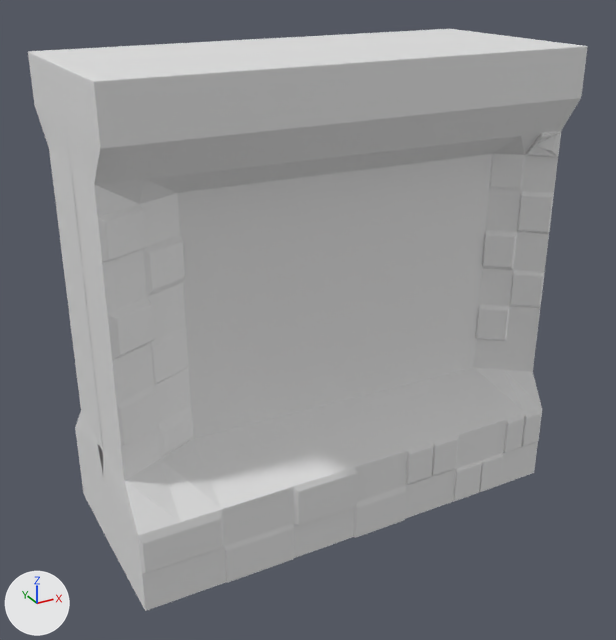
What one commit did to the Blender file Window.blend.
Both versions are drawn from a 50 mm camera at (-2.17, -3.88, 3.06) aimed at (-0.06, -0.04, 1.14). Lighting does not change. The marker at lower left points along +X, +Y and +Z. The picture after the commit comes second.
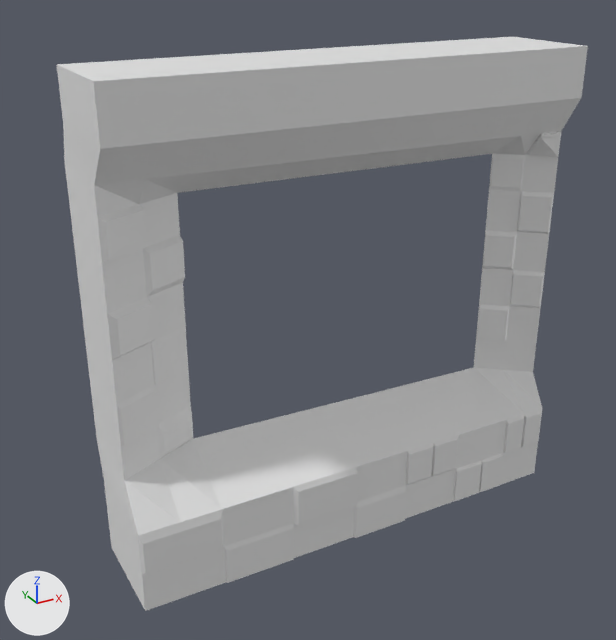
Where the change shows, as pixel boxes (x1, y1, x2, y2) in the pictures (616 x 640 px; the box of a moved part takes in the faces that stretch with it):
'Cube', reshaped, modifiers changed: before (28, 29, 588, 611); after (57, 37, 588, 611)
part 1 of me_cube_001, deleted: before (177, 154, 492, 438)
part 2 of me_cube_001, moved or reshaped: before (525, 133, 560, 157); after (525, 133, 561, 157)

Edits to the bpy script that builds the scene:
```text
Change me_cube_001:
    used by ob_cube; location = (0.0, 0.0, 0.23); scale = (1.28, -0.57, 2.36)
    verts and faces of me_cube_001; kept vertices keep their numbers, new ones are numbered from 289
    before: 26 (-0.04, 0.36, 0.19), 33 (-0.65, 0.33, 0.19), 40 (0.51, 0.39, 0.19), 47 (0.23, 0.37, 0.19), 54 (0.79, 0.4, 0.19)
    before: 61 (-0.34, 0.34, 0.19), 70 (-0.65, 0.33, 0.47), 71 (0.79, 0.4, 0.46), 74 (-0.65, 0.33, 0.67), 75 (0.79, 0.4, 0.66)
    before: 82 (-0.65, 0.33, 0.37), 83 (0.79, 0.4, 0.36), 86 (-0.04, 0.36, 0.75), 87 (-0.65, 0.33, 0.75), 88 (0.51, 0.39, 0.75)
    before: 89 (0.23, 0.37, 0.75), 90 (0.79, 0.4, 0.75), 91 (-0.34, 0.34, 0.75), 98 (-0.65, 0.33, 0.27), 99 (0.79, 0.4, 0.27)
    before: 104 (-0.65, 0.33, 0.56), 105 (0.79, 0.4, 0.56), 123 (-0.49, 0.34, 0.75), 125 (-0.5, 0.34, 0.19), 128 (-0.19, 0.35, 0.19)
    before: 131 (0.1, 0.37, 0.19), 134 (0.37, 0.38, 0.19), 137 (0.66, 0.39, 0.19), 143 (0.66, 0.39, 0.75), 148 (0.37, 0.38, 0.75)
    before: 153 (0.1, 0.37, 0.75), 158 (-0.19, 0.35, 0.75)
    before: 258 (0.89, 0.63, 0.75), 266 (0.9, 0.68, 0.78), 268 (0.98, 0.8, 0.81)
    remove me_cube_001.from_pydata(...)  # 289 vertices, 247 faces; spans x -1.0..1.01, y -0.1..1.03, z -0.09..1.0
    add me_cube_001.from_pydata(...)  # 289 vertices, 246 faces; spans x -1.0..1.01, y -0.1..1.03, z -0.09..1.0
    me_cube_001 part 1
    add delete_faces([(26, 128, 61, 125, 33, 98, 82, 70, 104, 74, 87, 123, 91, 158, 86, 153, 89, 148, 88, 143, 90, 75, 105, 71, 83, 99, 54, 137, 40, 134, 47, 131)])
    me_cube_001 part 2
    add verts[258] = (0.9, 0.64, 0.75)  # moved, pixel (528, 154)
    add verts[266] = (0.91, 0.69, 0.77)  # moved, pixel (534, 150)
    add verts[268] = (0.97, 0.81, 0.8)  # moved, pixel (555, 137)
Change ob_cube:
    remove _m = ob_cube.modifiers.new('Mirror', 'MIRROR')
    remove _m.use_axis = (False, True, False)
    remove _m = ob_cube.modifiers.new('Bevel', 'BEVEL')
    remove _m.segments = 2
```
